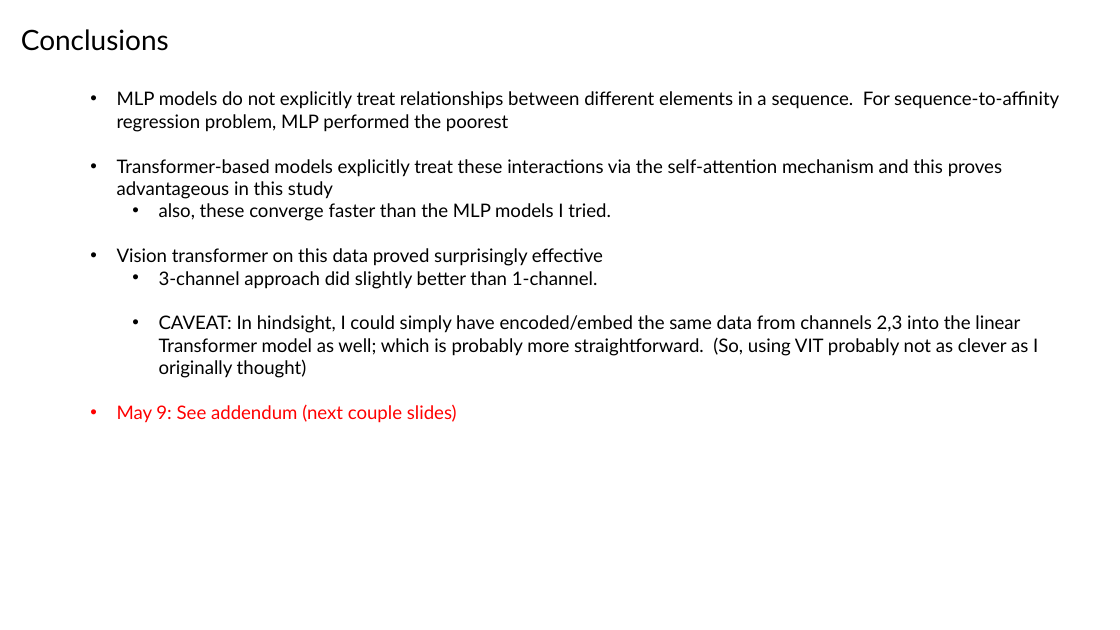
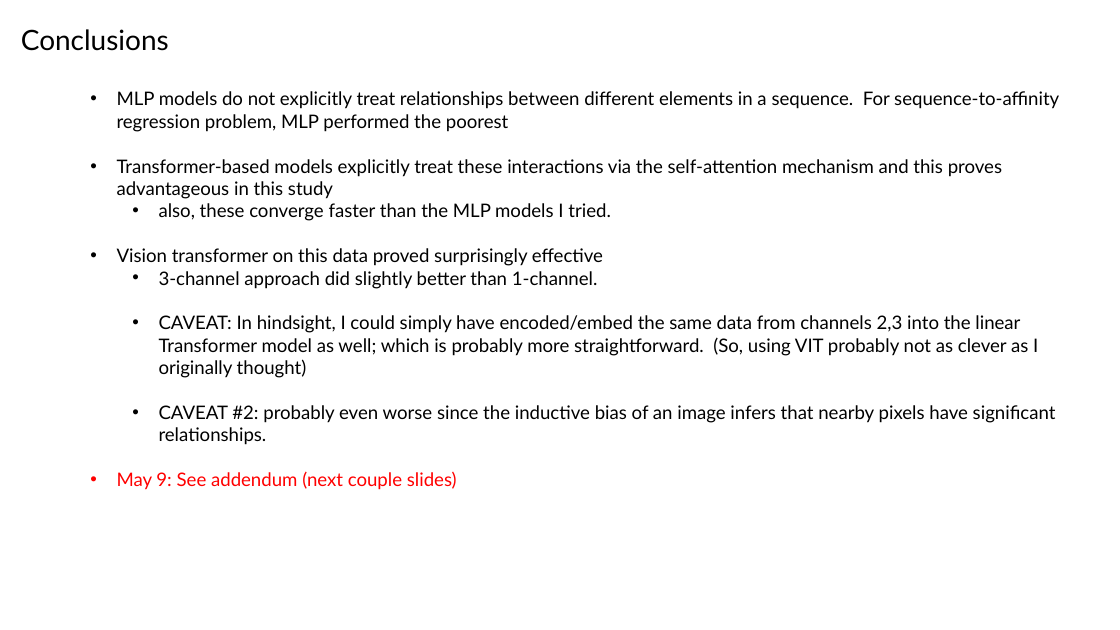
Before and after one commit to planaria158/BERT-antibody-antigen-binding-energy, a slide deck: slide 18 of Homework-aAlphaBio.pptx. Drawn at 1120x630 pixels with LibreOffice and Linux fonts; fonts in the diff are those of the drawing. Boxes give left, top, right and bottom in pixels: in the first picture for what was removed or moved away, otherwise in the second. Text is boxed around its words. In the diff, an @@ line names an element or a change of style, - is before the commit and + after.

```diff
--- a/Homework-aAlphaBio.pptx
+++ b/Homework-aAlphaBio.pptx
@@ text at (159, 405, 1056, 445): paragraph added @@
+  • CAVEAT #2: probably even worse since the inductive bias of an image infers that nearby pixels have significant relationships.
```
Also in this commit, not shown: 7 other files.
